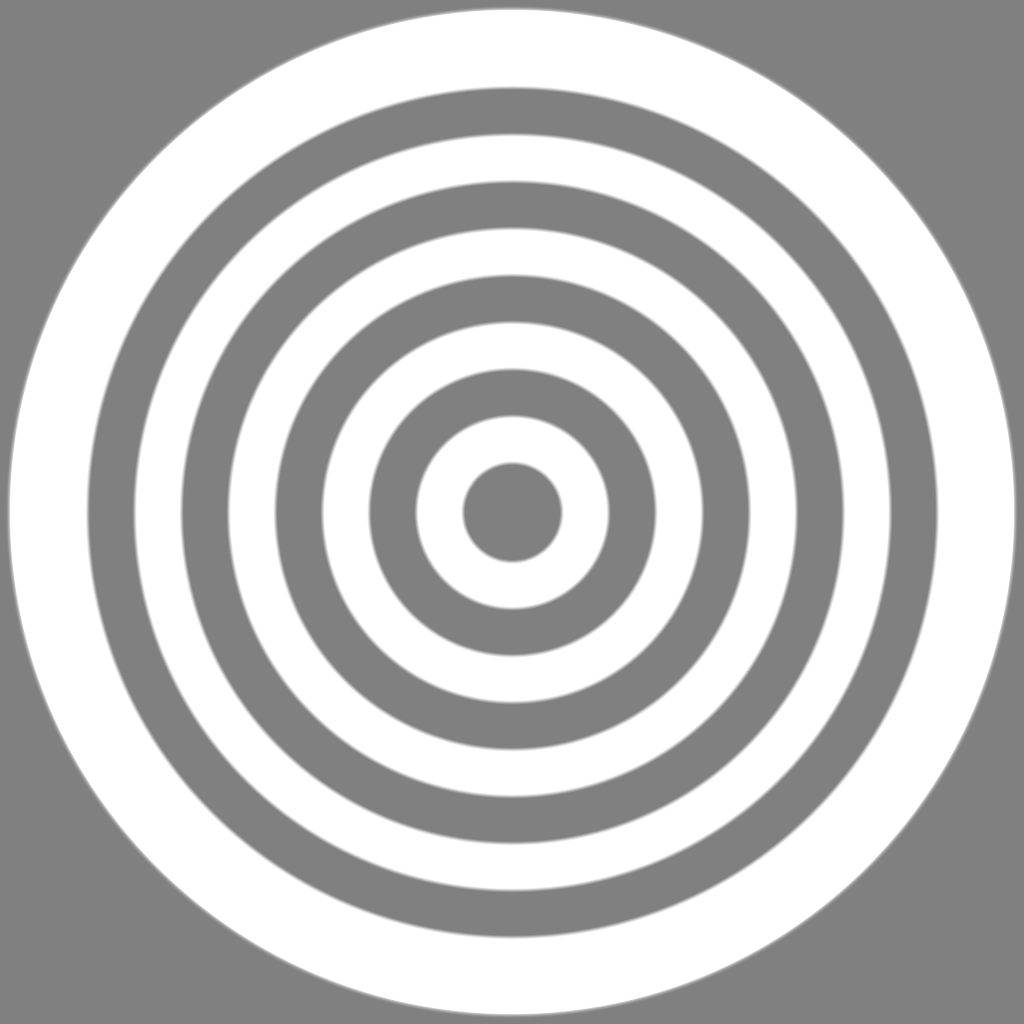
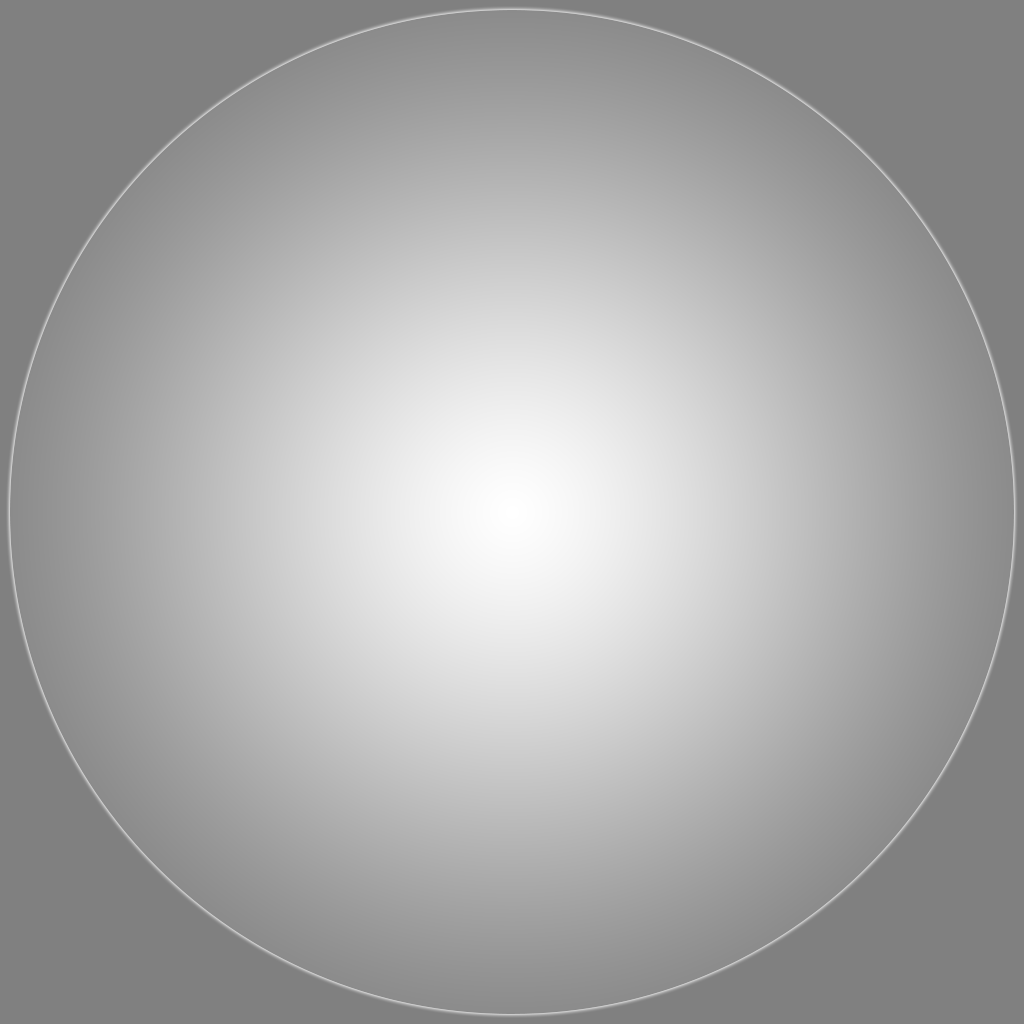
The second 1024 × 1024 image is a revision of the first. Changes to its layers:
pixels changed over <box>10,10,1014,1014</box> (layer not identified)
